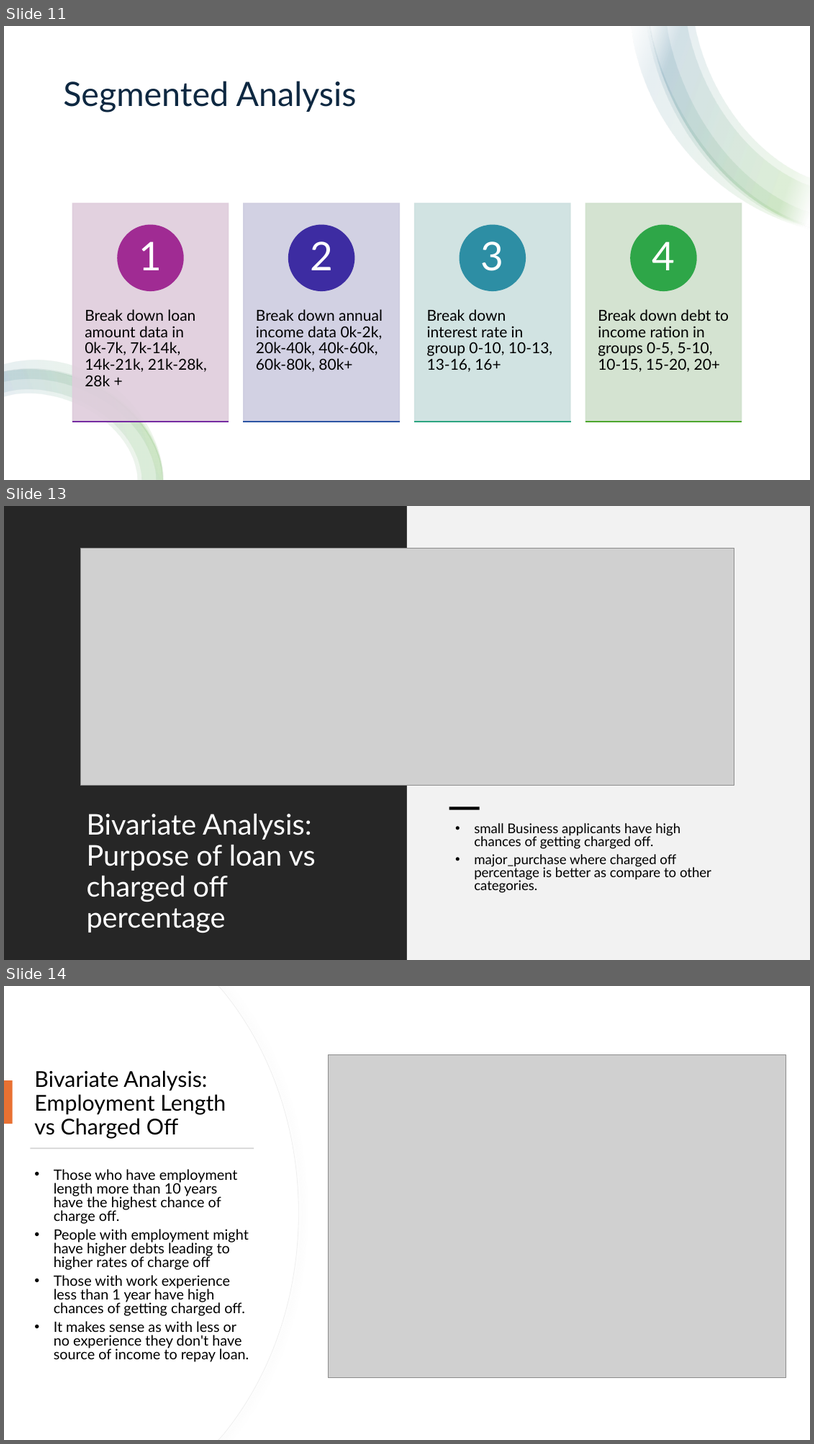
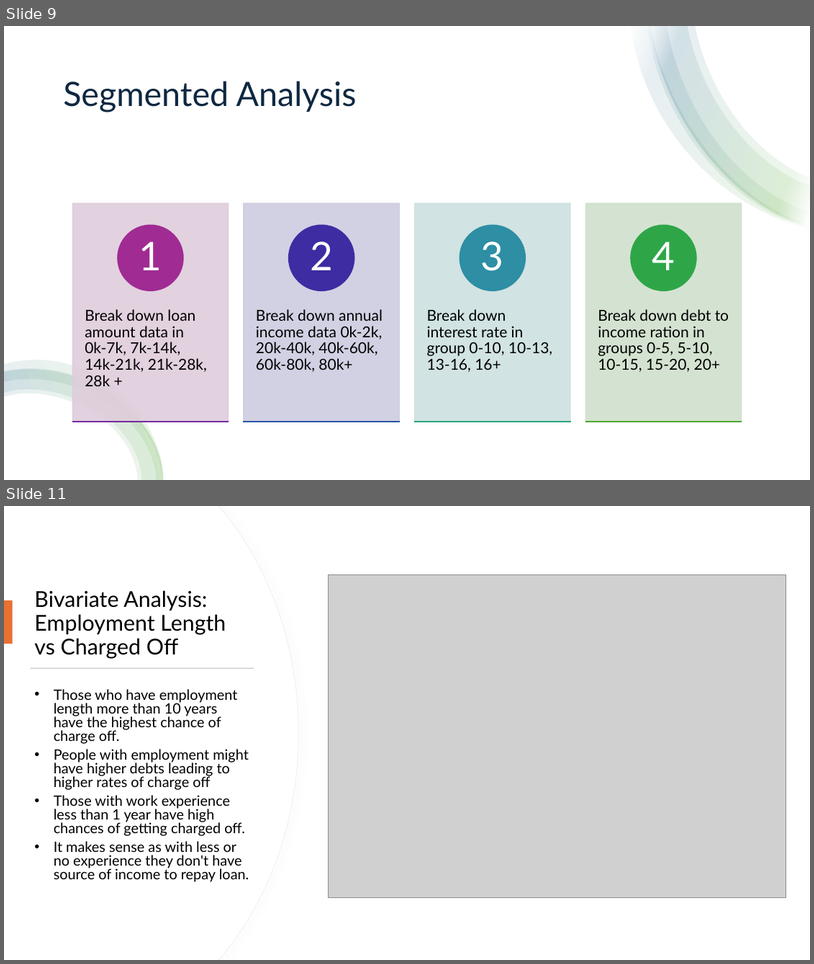
Before and after one commit to chetnapriyadarshini/Lending_Club_Case_Study_EDA, a slide deck: LendingClubCaseStudy_EDA.pptx. Shown one above the other, each under a label of ours: slides 11, 13 and 14 before the commit, slides 9 and 11 after it; the slides between them are not shown. The pictures are 814x1444 and 814x964 pixels, drawn with LibreOffice and Linux fonts; fonts in the diff are those of the drawing; grey boxes stand for pictures. Boxes give left, top, right and bottom in pixels: in the first picture for what was removed or moved away, otherwise in the second. Text is boxed around its words. In the diff, an @@ line names an element or a change of style, - is before the commit and + after.

Commit message:
Added bivariate and multivariate columns

```diff
--- a/LendingClubCaseStudy_EDA.pptx
+++ b/LendingClubCaseStudy_EDA.pptx
@@ slide 13 removed at (x1=4, y1=506, x2=810, y2=960), background #FFFFFF @@
@@ rectangle removed at (x1=4, y1=506, x2=407, y2=960) @@
@@ rectangle removed at (x1=407, y1=506, x2=810, y2=960) @@
@@ picture removed at (x1=80, y1=548, x2=735, y2=785) @@
@@ rectangle removed at (x1=450, y1=807, x2=480, y2=810) @@
@@ title removed at (x1=87, y1=813, x2=316, y2=933) @@
-Bivariate Analysis: Purpose of loan vs charged off percentage
@@ text removed at (x1=474, y1=823, x2=712, y2=893) @@
-• small Business applicants have high chances of getting charged off.
-• major_purchase where charged off percentage is better as compare to other categories.
@@ what was slide 11 is now slide 9 @@
@@ what was slide 14 is now slide 11 @@
```
Also in this commit, not shown: 7 slides changed, 10 slides added, 2 other slides removed.
